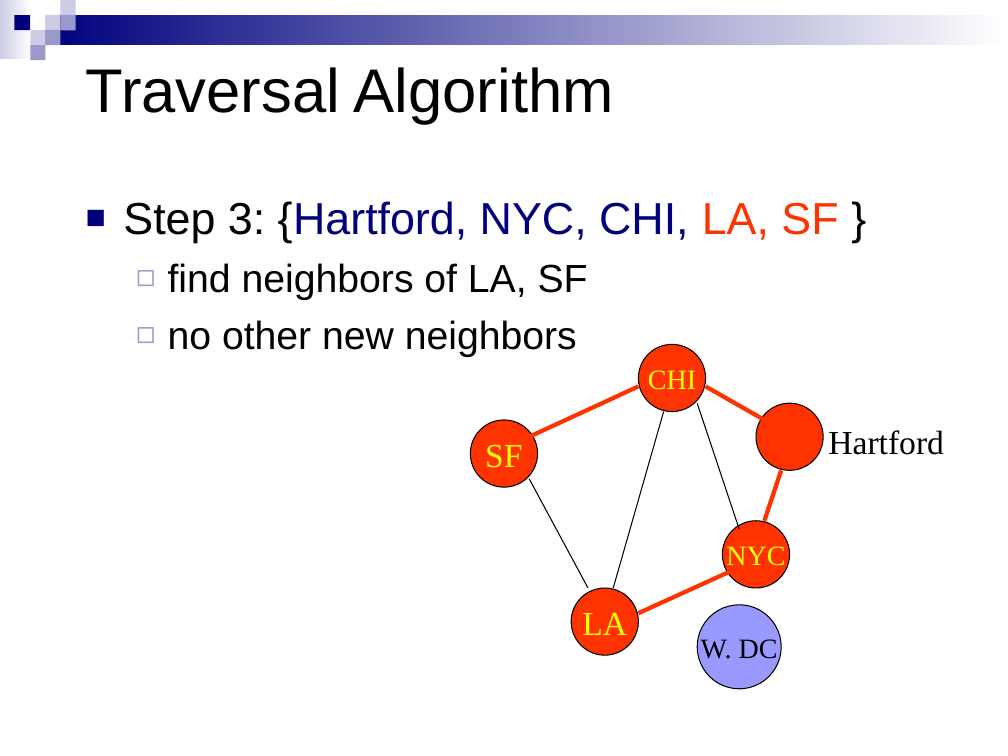
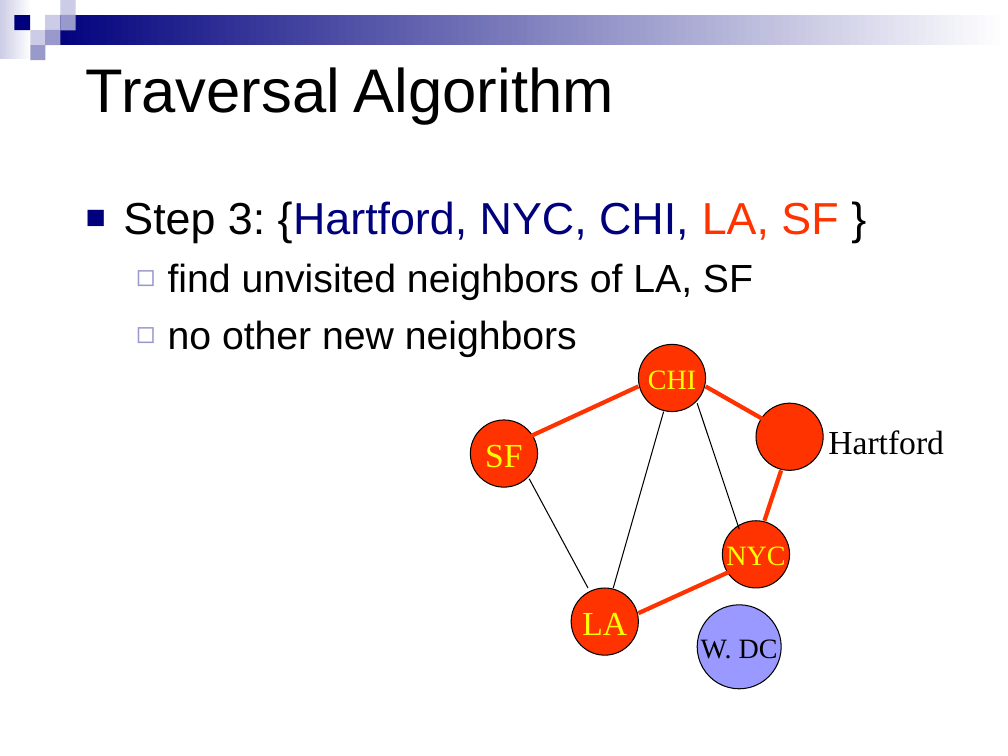
Before and after one commit to HengFan2010/hengfan2010.github.io, a slide deck: slide 35 of teaching/21F-3110/slides/3110-lecture 12-Graph I.ppt. Drawn at 1008x756 pixels with LibreOffice and Linux fonts; fonts in the diff are those of the drawing. Boxes give left, top, right and bottom in pixels: in the first picture for what was removed or moved away, otherwise in the second. Text is boxed around its words. In the diff, an @@ line names an element or a change of style, - is before the commit and + after.

```diff
--- a/teaching/21F-3110/slides/3110-lecture 12-Graph I.ppt
+++ b/teaching/21F-3110/slides/3110-lecture 12-Graph I.ppt
@@ text at box(168, 263, 753, 300): text changed @@
-  ◻ find neighbors of LA, SF
+  ◻ find unvisited neighbors of LA, SF
```
Also in this commit, not shown: 7 other slides changed, 1 other file.
